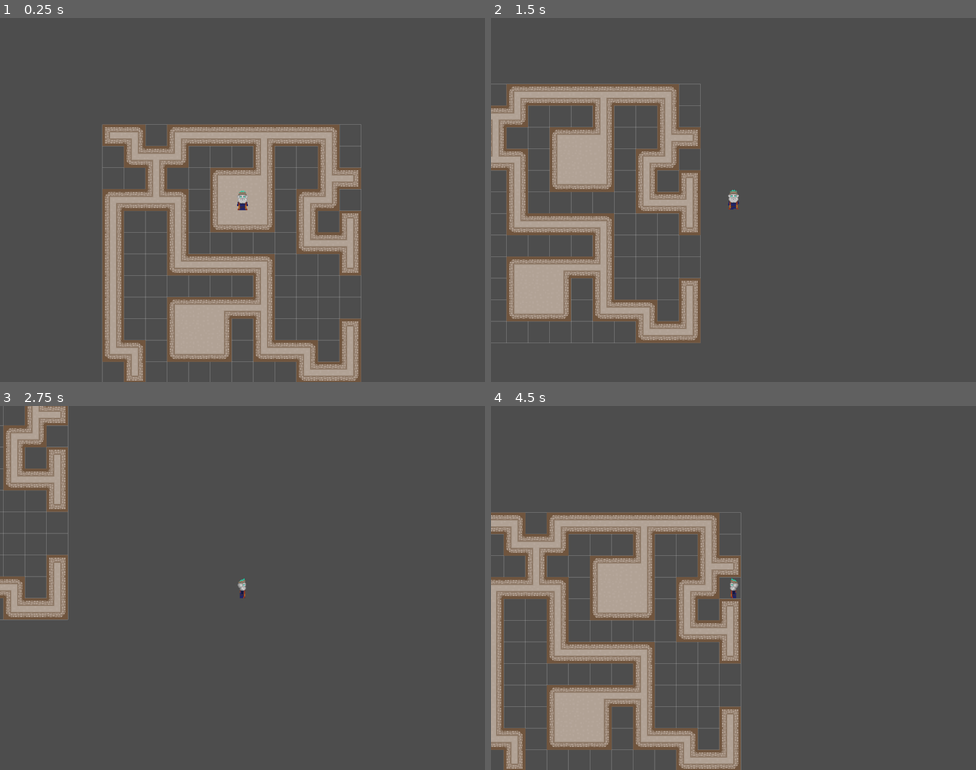
Above: before the commit, frames 1-4 (two rows, left to right).
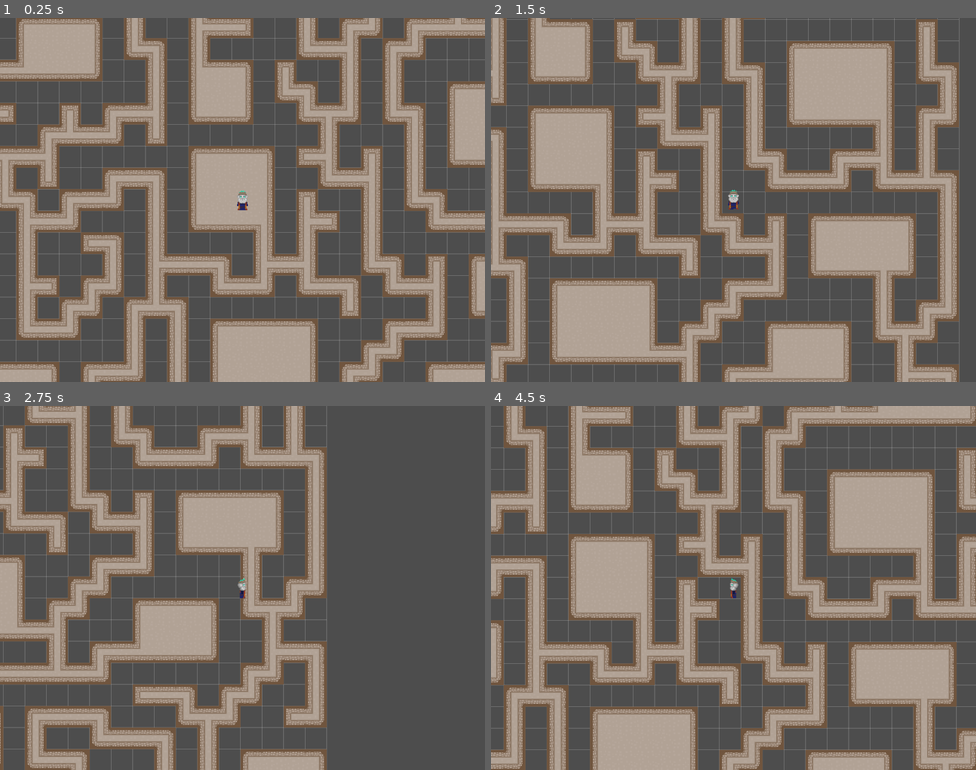
Above: after the commit, the same moments.

Repository: Taedenn/Procedural_Dungeon_Generator
Game: Godot game, scene res://scenes/auto_tile.tscn
Same seed, same stepped clock (60 frames per second), same inputs: the game is played once before the commit and once after it.
Inputs:
- Up to frame 1 (0.25 s): no input
- Up to frame 2 (1.5 s): tap Enter at 0.5 s; hold Right (right) 0.53-1.28 s; hold Down (down) from 1.28 s (still down)
- Up to frame 3 (2.75 s): release Down (down) at 2.03 s; hold Right (right) from 2.03 s (still down)
- Up to frame 4 (4.5 s): release Right (right) at 2.78 s; hold Up (up) 2.78-3.53 s; hold Left (left) from 3.53 s (still down)

The runs differ from the first frame. In frame 1, 57% of the frame differs, in the area x 0-100%, y 0-100%; in frame 2, 57%; in frame 3, 38%; in frame 4, 58%.

Commit message:
cull_corridor border fix

Diff:
--- a/procedural-dungeon/scenes/auto_tile.tscn
+++ b/procedural-dungeon/scenes/auto_tile.tscn
@@ -431,11 +431,11 @@
 
 [node name="Auto_Tile" type="Node2D"]
 script = ExtResource("1_pk6on")
-map_width_cells = 12
-map_height_cells = 12
-num_rooms = 2
+map_width_cells = 48
+map_height_cells = 48
+num_rooms = 25
 min_room_size = Vector2i(3, 3)
-max_room_size = Vector2i(3, 3)
+max_room_size = Vector2i(5, 5)
 
 [node name="TileMapLayer" type="TileMapLayer" parent="."]
 tile_set = SubResource("TileSet_o8o5x")
--- a/procedural-dungeon/scripts/auto_tile.gd
+++ b/procedural-dungeon/scripts/auto_tile.gd
@@ -90,9 +90,9 @@
 		return
 
 	start_points.shuffle()
-	flood_fill_corridors(start_points.pop_front())
-	"for start in start_points:
-		flood_fill_corridors(start)"
+	#flood_fill_corridors(start_points.pop_front())
+	for start in start_points:
+		flood_fill_corridors(start)
 
 	if not corridor_tiles.is_empty():
 		tiles.set_cells_terrain_connect(corridor_tiles, 0, 0, true)
@@ -135,7 +135,6 @@
 
 	var cull_tiles: Array[Vector2i] = []
 	var corridors_to_check = corridor_tiles.duplicate()
-	print(corridor_tiles.size())
 
 	for current in corridors_to_check:
 		if cull_count >= tiles_to_cull or attempts >= max_attempts:
@@ -144,13 +143,11 @@
 		if (is_isolated_corridor_tile(current)):
 			corridor_tiles.erase(current)
 			cull_tiles.append(current)
-			print("culled tile: ", current)
+			print("culled tile: ", current, "count: ", cull_count + 1)
 
 			tiles.set_cells_terrain_connect(cull_tiles, 0, -1, true)
-			print("attempt ", attempts + 1, "/", max_attempts, " cull count: ", cull_count + 1, "/", tiles_to_cull, " ", not corridors_to_check.is_empty())
 			cull_corridors_recursive(attempts + 1, cull_count + 1)
 			return
-	print("no more isolated tiles found")
 
 
 func flood_fill_corridors(pos: Vector2i):
@@ -309,8 +306,7 @@
 	for dir in directions:
 		var neighbor_pos = pos + dir
 
-		if (is_within_bounds(neighbor_pos) and
-			not room_tiles.has(neighbor_pos) and
+		if (not room_tiles.has(neighbor_pos) and
 			not corridor_tiles.has(neighbor_pos)):
 			empty_neighbors += 1
 	return empty_neighbors >= 3
